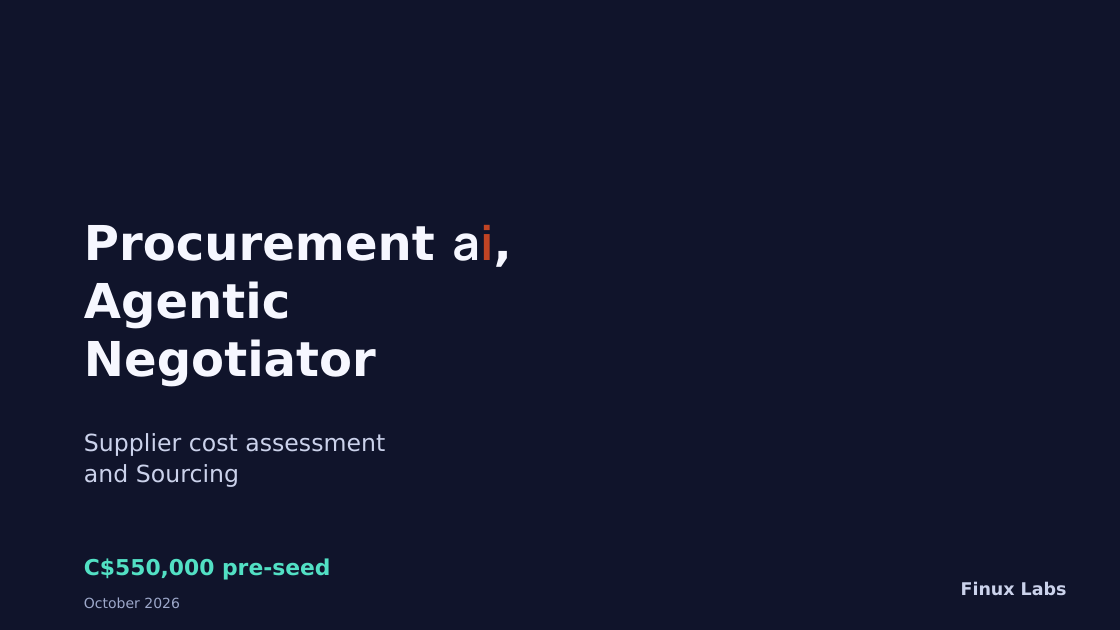
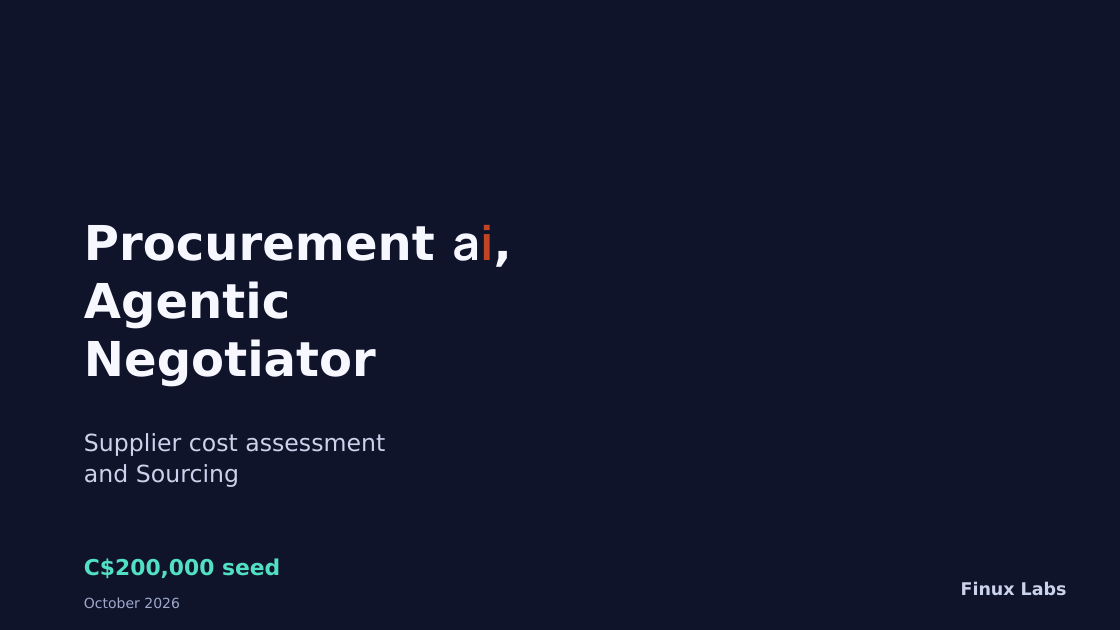
Before and after one commit to finuxlabs/FinuxLabs.github.io, a slide deck: slide 1 of docs/publish/pitch-agentic-procurement/Finux-Labs-Procurement-AI-Pitch-15-Slides.pptx. Drawn at 1120x630 pixels with LibreOffice and Linux fonts; fonts in the diff are those of the drawing; background and template pictures are left out. Boxes give left, top, right and bottom in pixels: in the first picture for what was removed or moved away, otherwise in the second. Text is boxed around its words. In the diff, an @@ line names an element or a change of style, - is before the commit and + after.

```diff
--- a/docs/publish/pitch-agentic-procurement/Finux-Labs-Procurement-AI-Pitch-15-Slides.pptx
+++ b/docs/publish/pitch-agentic-procurement/Finux-Labs-Procurement-AI-Pitch-15-Slides.pptx
@@ text at (x1=84, y1=558, x2=280, y2=579): text changed @@
-C$550,000 pre-seed
+C$200,000 seed
```
Also in this commit, not shown: 2 other slides changed, 2 other files.
